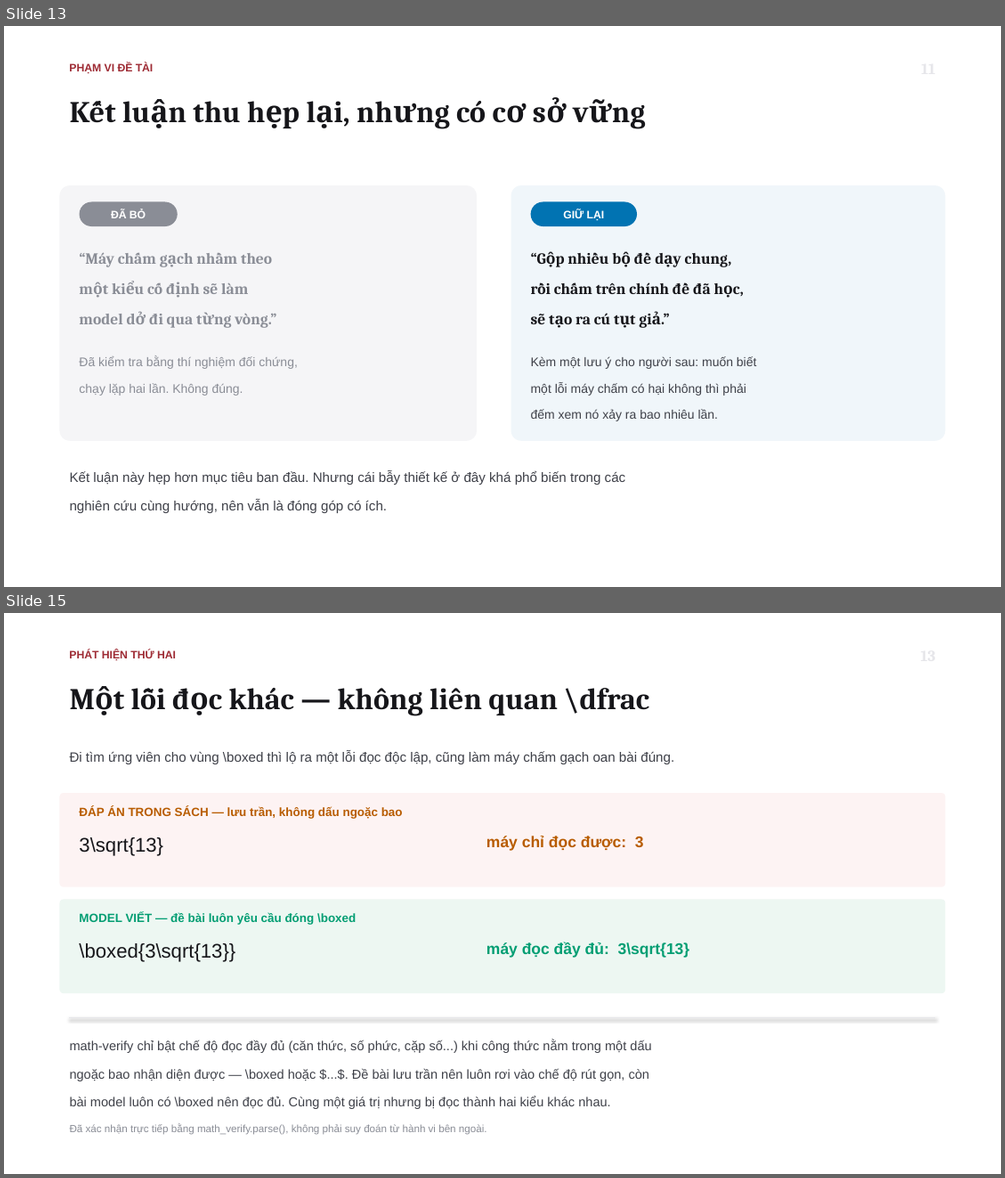
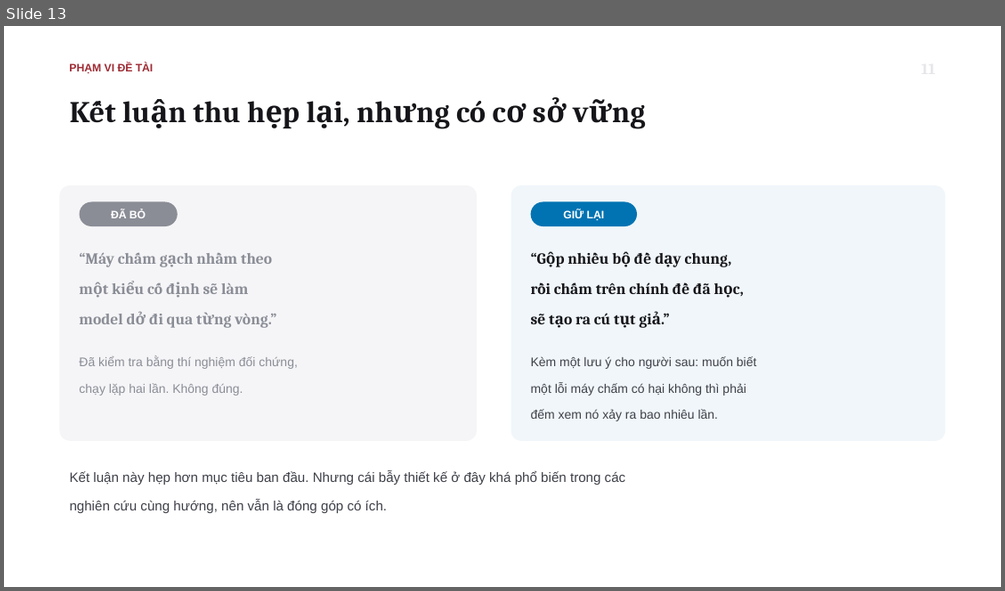
Before and after one commit to tsan2711/DACNTT_2026, a slide deck: BaoCaoTienDo_Tuan1-3_52300057_52300006.pptx. Shown one above the other, each under a label of ours: slides 13 and 15 before the commit, slide 13 after it; the slides between them are not shown. The pictures are 1005x1178 and 1005x591 pixels, drawn with LibreOffice and Linux fonts; fonts in the diff are those of the drawing. Boxes give left, top, right and bottom in pixels: in the first picture for what was removed or moved away, otherwise in the second. Text is boxed around its words. In the diff, an @@ line names an element or a change of style, - is before the commit and + after.

```diff
--- a/BaoCaoTienDo_Tuan1-3_52300057_52300006.pptx
+++ b/BaoCaoTienDo_Tuan1-3_52300057_52300006.pptx
@@ slide 15 removed at [4,613,1001,1174], background #FFFFFF @@
@@ text removed at [69,650,176,660] @@
-PHÁT HIỆN THỨ HAI
@@ text removed at [131,688,650,716] @@
-Một lỗi đọc khác — không liên quan \dfrac
@@ text removed at [70,751,674,764] @@
-Đi tìm ứng viên cho vùng \boxed thì lộ ra một lỗi đọc độc lập, cũng làm máy chấm gạch oan bài đúng.
@@ rounded rectangle removed at [59,793,946,887] @@
@@ text removed at [79,806,403,819] @@
-ĐÁP ÁN TRONG SÁCH — lưu trần, không dấu ngoặc bao
@@ text removed at [79,837,163,856] @@
-3\sqrt{13}
@@ text removed at [486,835,644,851] @@
-máy chỉ đọc được: 3
@@ rounded rectangle removed at [59,900,946,994] @@
@@ text removed at [79,913,356,925] @@
-MODEL VIẾT — đề bài luôn yêu cầu đóng \boxed
@@ text removed at [79,943,235,962] @@
-\boxed{3\sqrt{13}}
@@ text removed at [486,941,690,957] @@
-máy đọc đầy đủ: 3\sqrt{13}
@@ line removed from (70, 1018) to (936, 1018) @@
@@ text removed at [70,1040,651,1109] @@
-math-verify chỉ bật chế độ đọc đầy đủ (căn thức, số phức, cặp số...) khi công thức nằm trong một dấu
-ngoặc bao nhận diện được — \boxed hoặc $...$. Đề bài lưu trần nên luôn rơi vào chế độ rút gọn, còn
-bài model luôn có \boxed nên đọc đủ. Cùng một giá trị nhưng bị đọc thành hai kiểu khác nhau.
@@ text removed at [70,1124,487,1135] @@
-Đã xác nhận trực tiếp bằng math_verify.parse(), không phải suy đoán từ hành vi bên ngoài.
```
Also in this commit, not shown: 3 slides changed, 3 slides added, 3 other slides removed, 2 other files.
